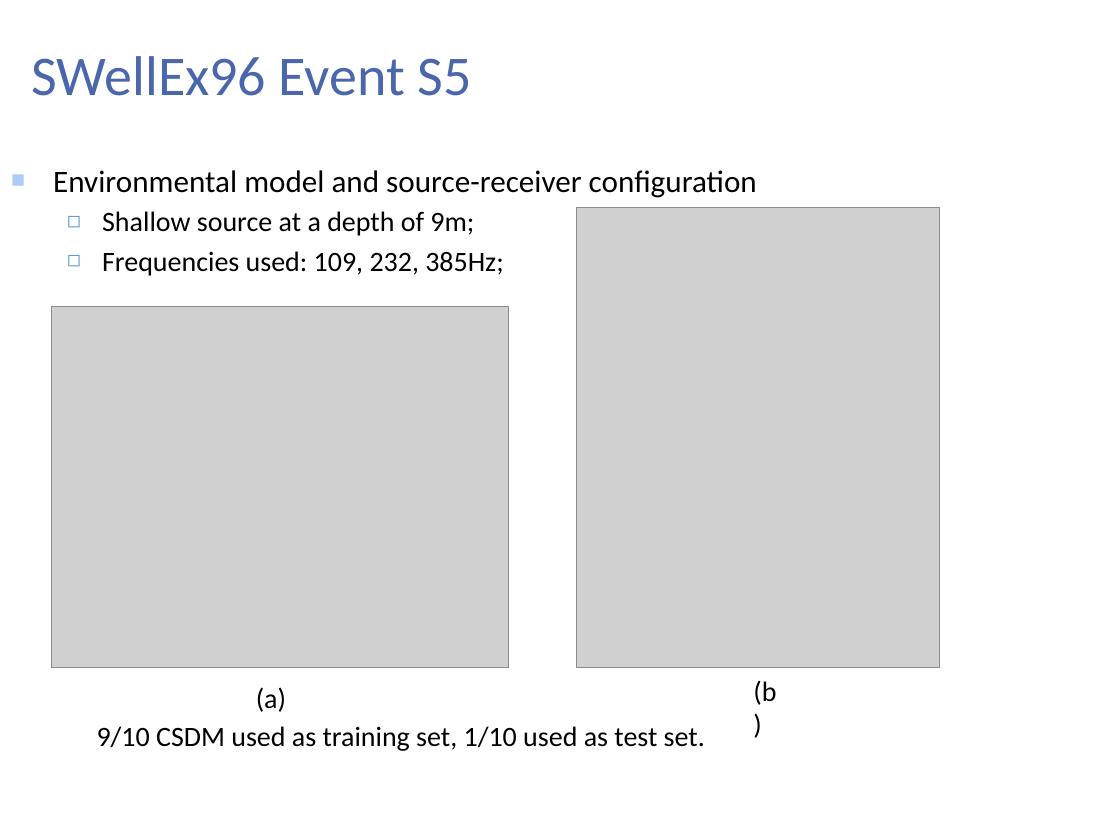
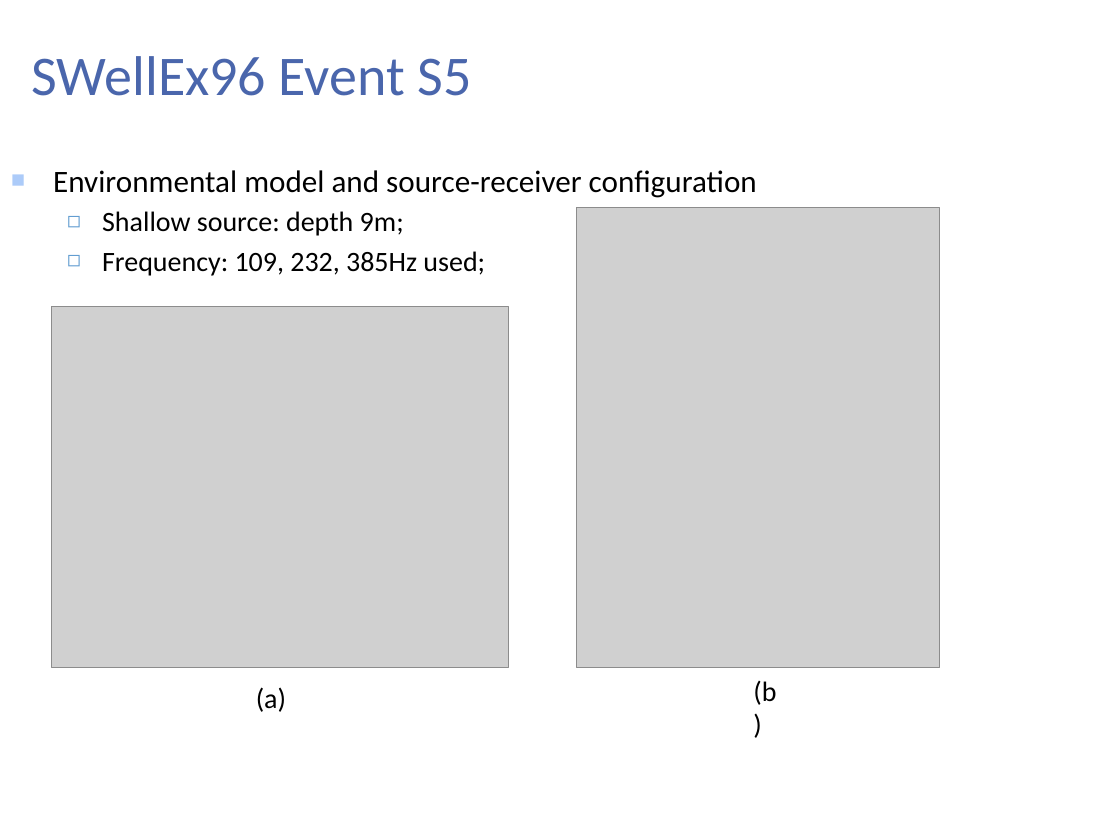
Before and after one commit to shouguicai/SCFNN, a slide deck: slide 7 of Oral Presentation/wuwnet17_v1.pptx. Drawn at 1120x840 pixels with LibreOffice and Linux fonts; fonts in the diff are those of the drawing; grey boxes stand for pictures; background and template pictures are left out. Boxes give left, top, right and bottom in pixels: in the first picture for what was removed or moved away, otherwise in the second. Text is boxed around its words. In the diff, an @@ line names an element or a change of style, - is before the commit and + after.

```diff
--- a/Oral Presentation/wuwnet17_v1.pptx
+++ b/Oral Presentation/wuwnet17_v1.pptx
@@ text at (102, 211, 485, 276): text changed @@
-  ◻ Shallow source at a depth of 9m;
-  ◻ Frequencies used: 109, 232, 385Hz;
+  ◻ Shallow source: depth 9m;
+  ◻ Frequency: 109, 232, 385Hz used;
@@ text removed at (97, 726, 705, 751) @@
-9/10 CSDM used as training set, 1/10 used as test set.
```
Also in this commit, not shown: 2 other slides changed.
